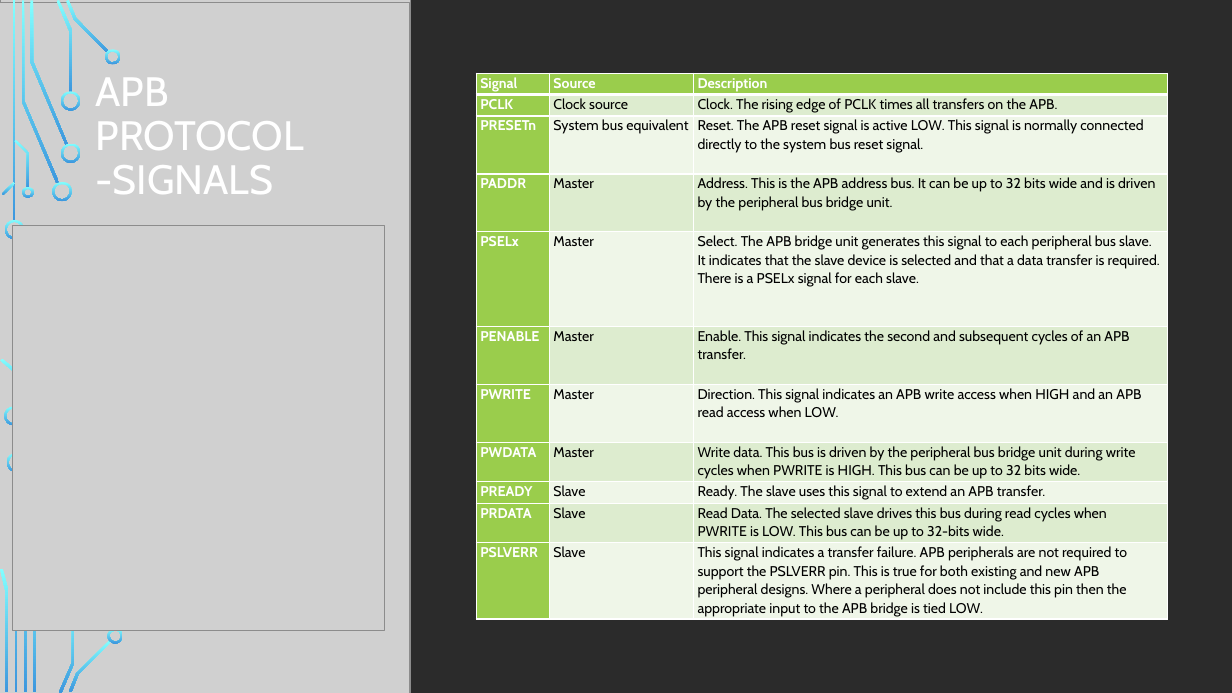
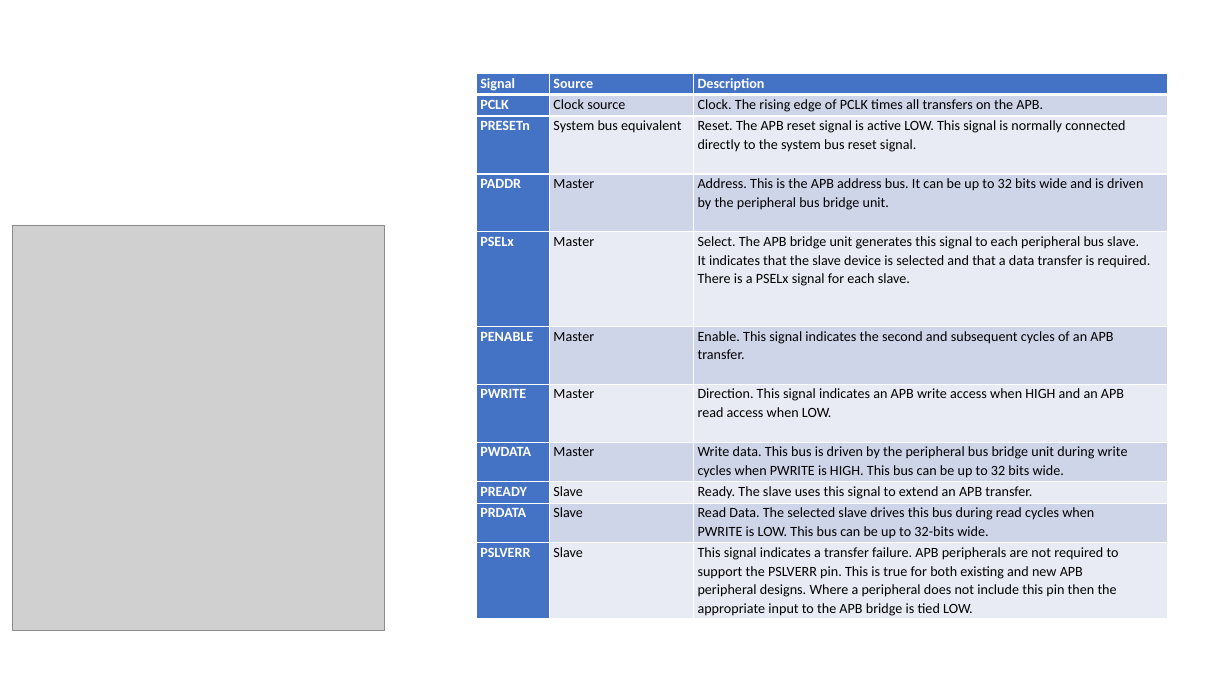
Before and after one commit to liotahuf/project_k_means, a slide deck: slide 22 of Midle presentation.pptx. Drawn at 1232x693 pixels with LibreOffice and Linux fonts; fonts in the diff are those of the drawing; grey boxes stand for pictures; background and template pictures are left out; a plain dark background stands for a picture behind light text. Boxes give left, top, right and bottom in pixels: in the first picture for what was removed or moved away, otherwise in the second. Text is boxed around its words. In the diff, an @@ line names an element or a change of style, - is before the commit and + after.

```diff
--- a/Midle presentation.pptx
+++ b/Midle presentation.pptx
@@ background picture (left out) to #FFFFFF @@
@@ rectangle removed at [0,0,1232,693] @@
@@ picture removed at [0,0,410,693] @@
@@ picture removed at [0,3,410,693] @@
@@ title removed at [96,78,304,194] @@
-APB PROTOCOL -SIGNALS
@@ table at [476,73,1167,620] @@
@@ fill #9ACD4C to #4472C4 in 13 cells @@
@@ fill #DEEDD0 to #CFD5EA in 10 cells @@
@@ fill #EFF6E9 to #E9EBF5 in 10 cells @@
@@ font Cabin to Calibri @@
@@ group removed at [0,0,123,693]: 21 freeform shapes, 2 rectangles @@
@@ group removed at [0,0,1214,692]: 10 freeform shapes, 2 rectangles @@
```
Also in this commit, not shown: 47 other slides changed, 2 other files.
